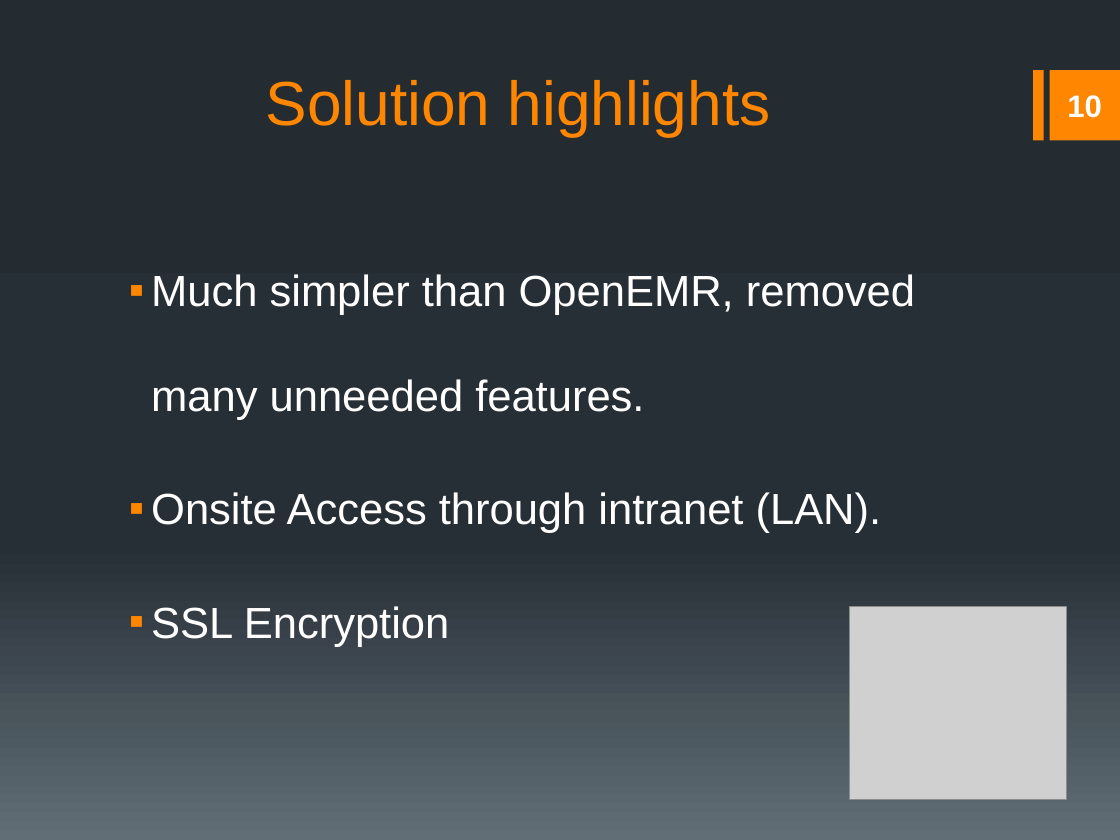
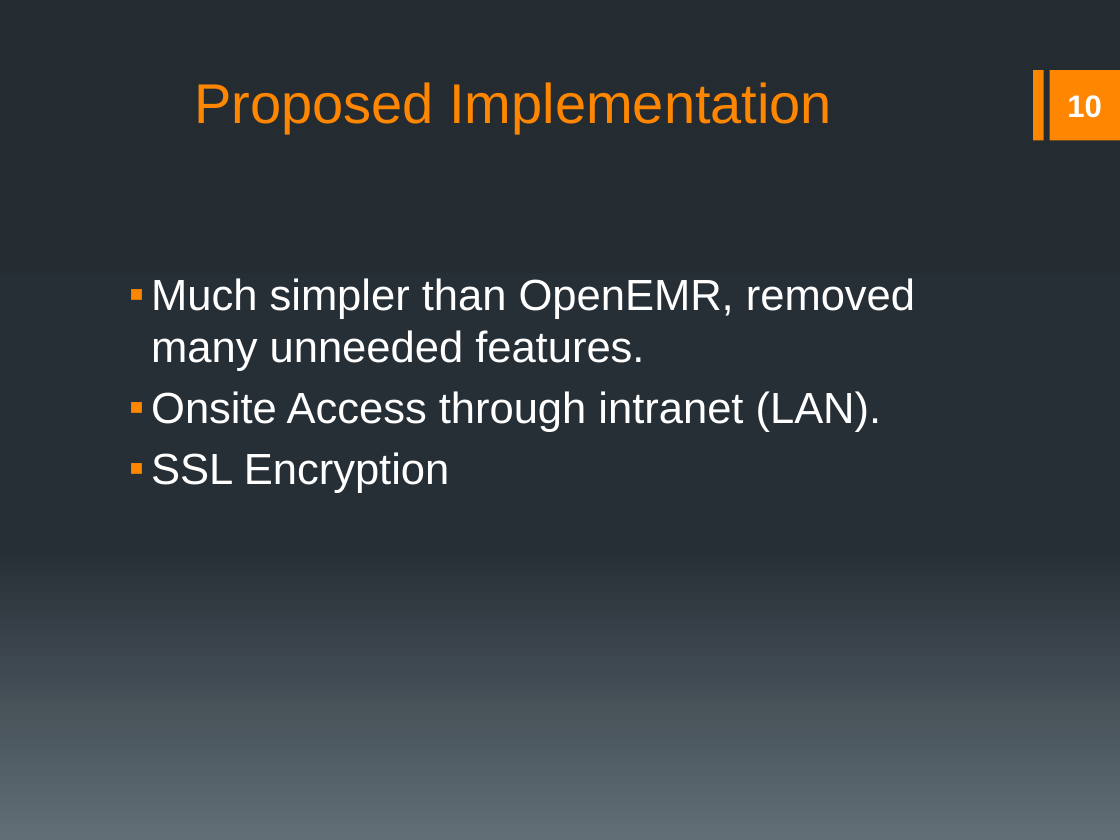
Before and after one commit to rmkane/semrs, a slide deck: slide 10 of Documentation/Final_Presentation.pptx. Drawn at 1120x840 pixels with LibreOffice and Linux fonts; fonts in the diff are those of the drawing; grey boxes stand for pictures. Boxes give left, top, right and bottom in pixels: in the first picture for what was removed or moved away, otherwise in the second. Text is boxed around its words. In the diff, an @@ line names an element or a change of style, - is before the commit and + after.

```diff
--- a/Documentation/Final_Presentation.pptx
+++ b/Documentation/Final_Presentation.pptx
@@ title added at (194,82,832,132), 36 pt, text #FF8600 @@
+Proposed Implementation
@@ title removed at (266,80,771,136) @@
-Solution highlights
@@ text "Much simpler than OpenEMR, removed ..." at (151,278,915,493): line spacing 2 to 1 @@
@@ picture removed at (849,607,1066,800) @@
```
Also in this commit, not shown: 1 other slide changed, 1 slide added, 1 other file.
